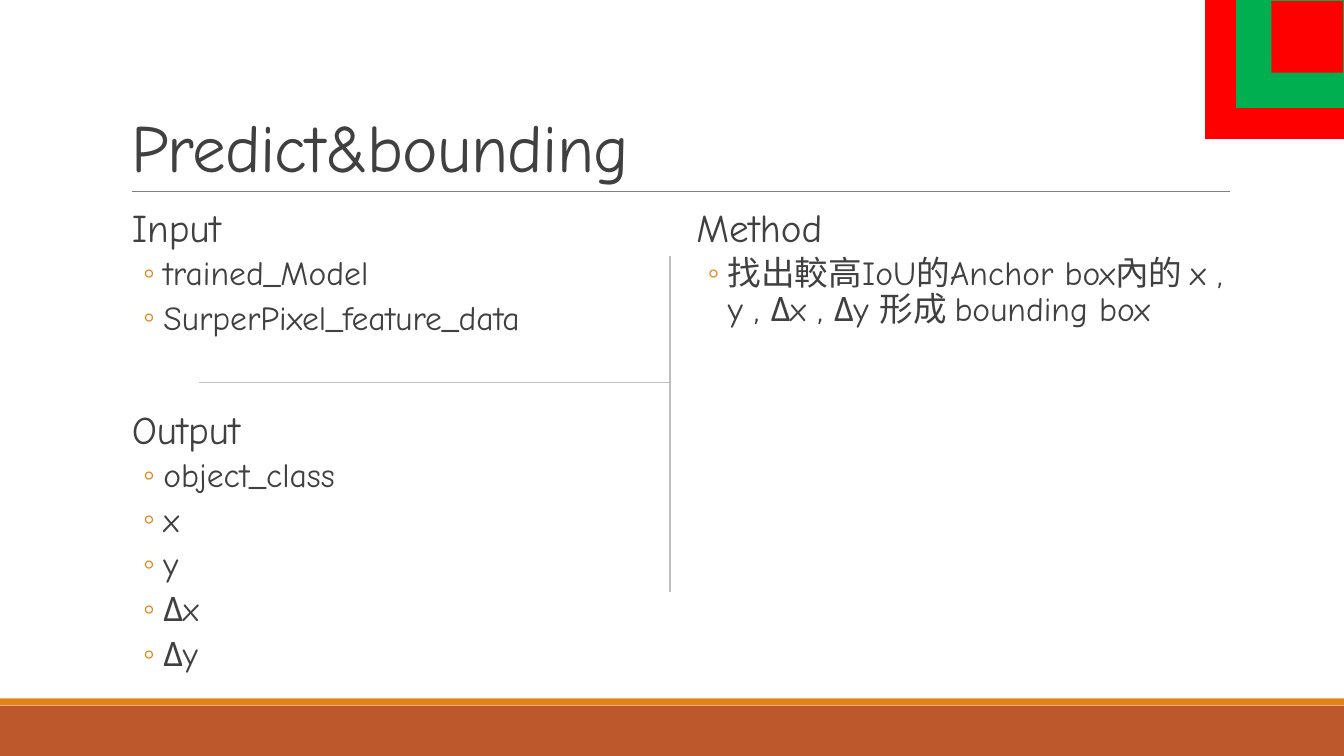
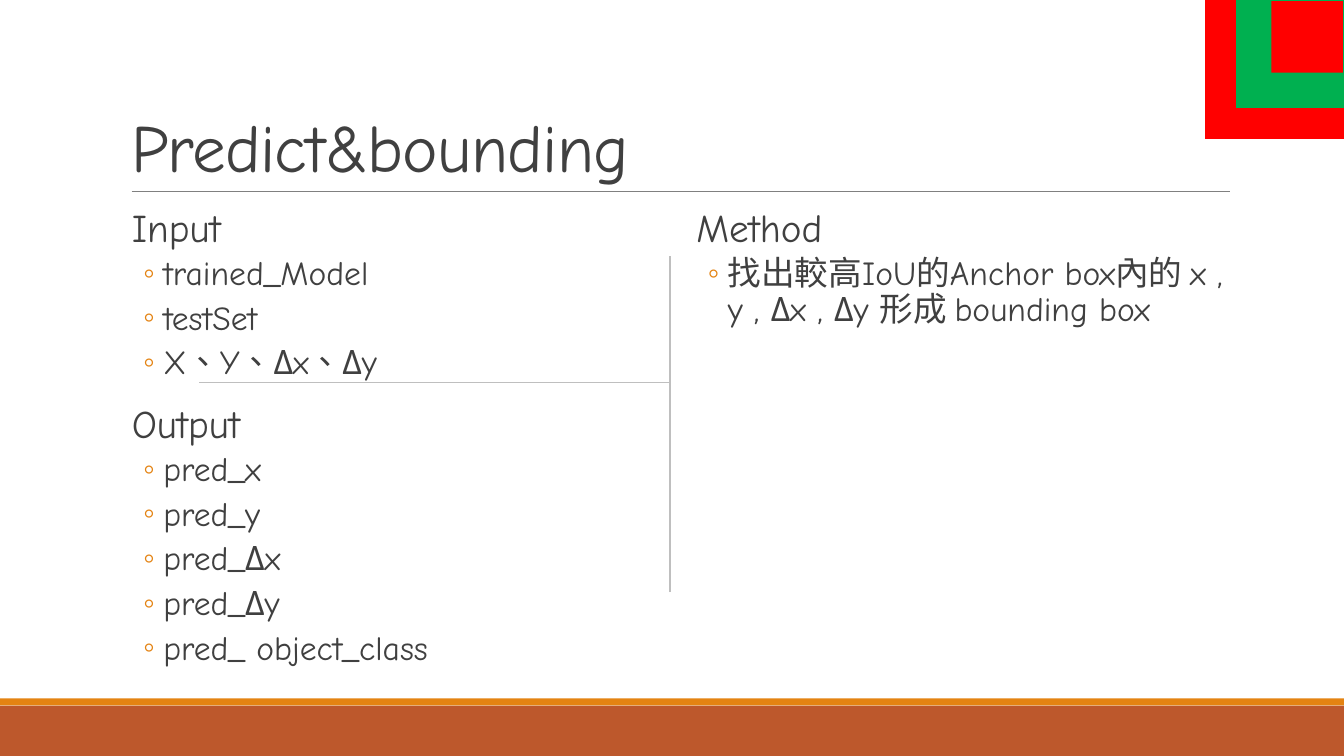
Before and after one commit to a98carey/Machine-Learning, a slide deck: slide 21 of machine_learning_Final2.pptx (slide 23 before the commit). Drawn at 1344x756 pixels with LibreOffice and Linux fonts; fonts in the diff are those of the drawing. Boxes give left, top, right and bottom in pixels: in the first picture for what was removed or moved away, otherwise in the second. Text is boxed around its words. In the diff, an @@ line names an element or a change of style, - is before the commit and + after.

```diff
--- a/machine_learning_Final2.pptx
+++ b/machine_learning_Final2.pptx
@@ text at [163,307,377,383]: text changed @@
-  ◦ SurperPixel_feature_data
+  ◦ testSet
+  ◦ X、Y、Δx、Δy
@@ text at [163,458,428,667]: text changed @@
-  ◦ object_class
-  ◦ x
-  ◦ y
-  ◦ Δx
-  ◦ Δy
+  ◦ pred_x
+  ◦ pred_y
+  ◦ pred_Δx
+  ◦ pred_Δy
+  ◦ pred_ object_class
```
Also in this commit, not shown: 7 other slides changed, 1 slide added, 3 slides removed.
